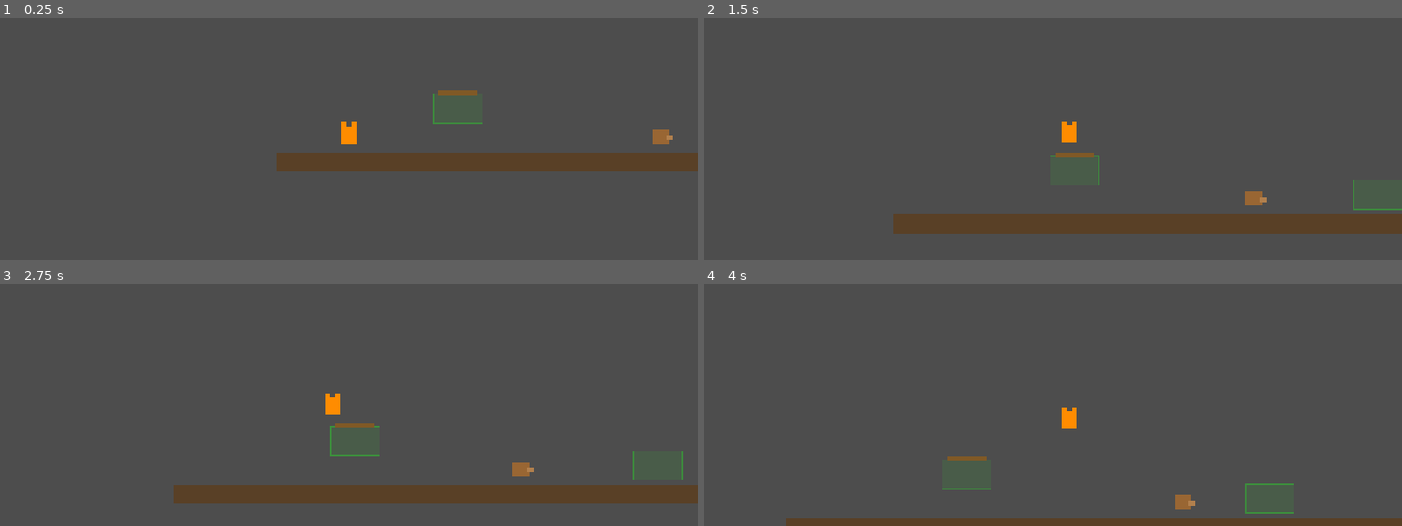
Above: before the commit, frames 1-4 (two rows, left to right).
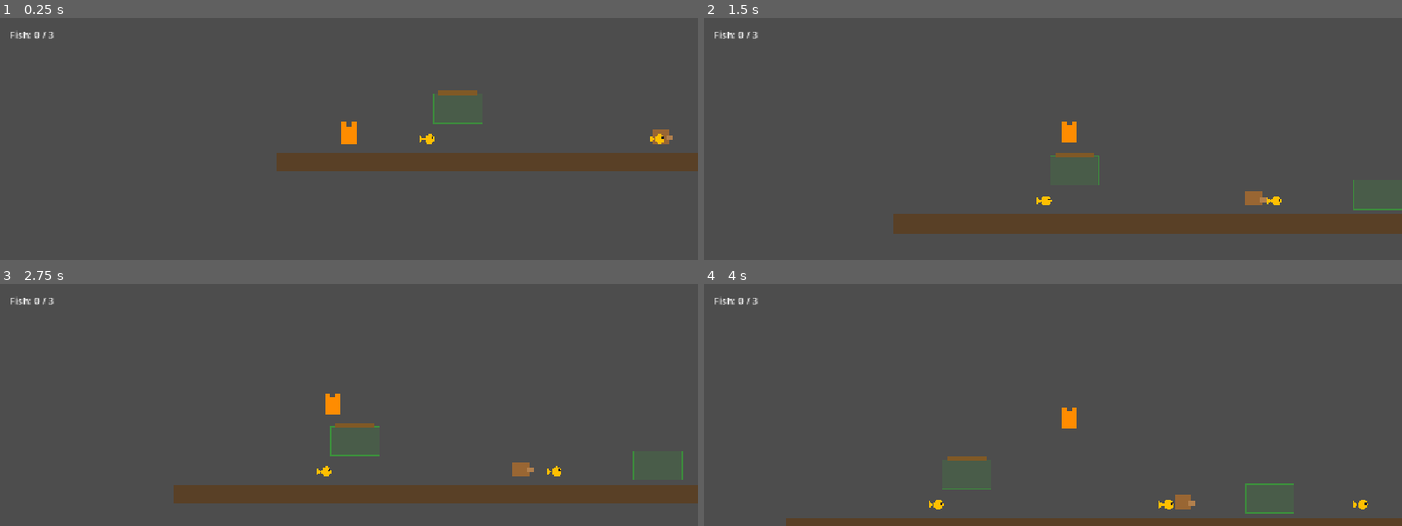
Above: after the commit, the same moments.

Repository: droptablestar/sneaky-cat-2d
Game: Godot game, scene res://scenes/main.tscn
The game is run twice, just before and just after one commit, with the same random seed, the same clock (stepped at 60 frames per second) and the same inputs.
Inputs:
- Up to frame 1 (0.25 s): no input
- Up to frame 2 (1.5 s): tap Enter at 0.5 s; hold Right (move_right) from 0.53 s (still down); tap Space (jump) at 0.77 s
- Up to frame 3 (2.75 s): tap Space (jump) at 1.52 s; release Right (move_right) at 2.03 s; hold Left (move_left) from 2.03 s (still down)
- Up to frame 4 (4 s): release Left (move_left) at 2.78 s; hold Right (move_right) from 2.78 s (still down); tap Space (jump) at 3.02, 3.77 s

The runs differ from the first frame. In frame 1, 0.2% of the frame differs, in the area x 1-96%, y 5-53%; in frame 2, 0.2%; in frame 3, 0.2%; in frame 4, 0.3%, in the area x 1-96%, y 5-94%.

Commit message:
Add win/lose conditions, collectibles, and HUD
- GameManager autoload: fish tracking, caught/win state, scene reload
- Fish collectible: Area2D with golden fish visual, registers with GameManager
- ExitDoor: locked until all fish collected, changes color when open
- Dog catch zone: Area2D triggers caught state on contact
- HUD: fish counter, screen flash overlay, caught/win messages
- level_01: 3 fish spread around level, exit door at far right

Diff:
--- a/project.godot
+++ b/project.godot
@@ -18,6 +18,7 @@
 [autoload]
 
 Layers="*res://scripts/core/layers.gd"
+GameManager="*res://scripts/game_manager.gd"
 
 [display]
 
--- a/scenes/levels/level_01.tscn
+++ b/scenes/levels/level_01.tscn
@@ -1,9 +1,12 @@
-[gd_scene load_steps=5 format=3]
+[gd_scene load_steps=8 format=3]
 
 [ext_resource type="PackedScene" path="res://scenes/characters/cat.tscn" id="1"]
 [ext_resource type="PackedScene" path="res://scenes/characters/dog.tscn" id="2"]
 [ext_resource type="PackedScene" path="res://scenes/objects/hide_spot.tscn" id="3"]
 [ext_resource type="Script" path="res://scripts/objects/floor.gd" id="4"]
+[ext_resource type="PackedScene" path="res://scenes/objects/fish.tscn" id="5"]
+[ext_resource type="PackedScene" path="res://scenes/objects/exit_door.tscn" id="6"]
+[ext_resource type="PackedScene" path="res://scenes/ui/hud.tscn" id="7"]
 
 [sub_resource type="RectangleShape2D" id="1"]
 size = Vector2(1152, 32)
@@ -34,3 +37,19 @@
 [node name="Couch" parent="HideSpots" instance=ExtResource("3")]
 position = Vector2(800, 320)
 is_platform = false
+
+[node name="Collectibles" type="Node2D" parent="."]
+
+[node name="Fish1" parent="Collectibles" instance=ExtResource("5")]
+position = Vector2(250, 330)
+
+[node name="Fish2" parent="Collectibles" instance=ExtResource("5")]
+position = Vector2(630, 330)
+
+[node name="Fish3" parent="Collectibles" instance=ExtResource("5")]
+position = Vector2(950, 330)
+
+[node name="ExitDoor" parent="." instance=ExtResource("6")]
+position = Vector2(1090, 352)
+
+[node name="HUD" parent="." instance=ExtResource("7")]
--- a/scenes/main.tscn
+++ b/scenes/main.tscn
@@ -1,9 +1,7 @@
-[gd_scene load_steps=3 format=3]
+[gd_scene load_steps=2 format=3]
 
 [ext_resource type="PackedScene" path="res://scenes/levels/level_01.tscn" id="1"]
-[ext_resource type="Script" path="res://scripts/game_manager.gd" id="2"]
 
 [node name="Main" type="Node2D"]
-script = ExtResource("2")
 
 [node name="Level" parent="." instance=ExtResource("1")]
--- /dev/null
+++ b/scenes/objects/exit_door.tscn
@@ -0,0 +1,13 @@
+[gd_scene load_steps=3 format=3]
+
+[ext_resource type="Script" path="res://scripts/objects/exit_door.gd" id="1"]
+
+[sub_resource type="RectangleShape2D" id="1"]
+size = Vector2(36, 52)
+
+[node name="ExitDoor" type="Area2D"]
+script = ExtResource("1")
+
+[node name="CollisionShape2D" type="CollisionShape2D" parent="."]
+shape = SubResource("1")
+position = Vector2(0, -26)
--- /dev/null
+++ b/scenes/objects/fish.tscn
@@ -0,0 +1,12 @@
+[gd_scene load_steps=3 format=3]
+
+[ext_resource type="Script" path="res://scripts/objects/fish.gd" id="1"]
+
+[sub_resource type="CircleShape2D" id="1"]
+radius = 14.0
+
+[node name="Fish" type="Area2D"]
+script = ExtResource("1")
+
+[node name="CollisionShape2D" type="CollisionShape2D" parent="."]
+shape = SubResource("1")
--- /dev/null
+++ b/scenes/ui/hud.tscn
@@ -0,0 +1,31 @@
+[gd_scene load_steps=2 format=3]
+
+[ext_resource type="Script" path="res://scripts/ui/hud.gd" id="1"]
+
+[node name="HUD" type="CanvasLayer"]
+script = ExtResource("1")
+
+[node name="FishLabel" type="Label" parent="."]
+offset_left = 16.0
+offset_top = 16.0
+offset_right = 220.0
+offset_bottom = 44.0
+
+[node name="Overlay" type="ColorRect" parent="."]
+anchor_right = 1.0
+anchor_bottom = 1.0
+color = Color(1, 0, 0, 1)
+modulate = Color(1, 1, 1, 0)
+mouse_filter = 2
+
+[node name="MessageLabel" type="Label" parent="."]
+anchor_left = 0.5
+anchor_top = 0.5
+anchor_right = 0.5
+anchor_bottom = 0.5
+offset_left = -120.0
+offset_top = -30.0
+offset_right = 120.0
+offset_bottom = 30.0
+visible = false
+horizontal_alignment = 1
--- a/scripts/characters/dog.gd
+++ b/scripts/characters/dog.gd
@@ -6,6 +6,22 @@
 	move_speed = 140.0
 	detection_range = 120.0
 	patrol_distance = 100.0
+	_setup_catch_zone()
+
+func _setup_catch_zone() -> void:
+	var zone := Area2D.new()
+	zone.collision_mask = 1 << (Layers.CAT - 1)
+	var shape := CollisionShape2D.new()
+	var circle := CircleShape2D.new()
+	circle.radius = 18.0
+	shape.shape = circle
+	zone.add_child(shape)
+	zone.body_entered.connect(_on_catch_zone_entered)
+	add_child(zone)
+
+func _on_catch_zone_entered(body: Node) -> void:
+	if body.is_in_group("cat") and not body.get("is_hidden"):
+		GameManager.catch_player()
 
 var chase_target: Node = null
 
--- a/scripts/game_manager.gd
+++ b/scripts/game_manager.gd
@@ -1,7 +1,46 @@
 extends Node
+
+signal fish_updated(current: int, total: int)
+signal player_caught
+signal level_won
+
+var fish_collected: int = 0
+var fish_total: int = 0
+var _game_active: bool = true
 
 func _ready() -> void:
 	_setup_input_actions()
+
+func register_fish() -> void:
+	fish_total += 1
+
+func collect_fish() -> void:
+	if not _game_active:
+		return
+	fish_collected += 1
+	fish_updated.emit(fish_collected, fish_total)
+
+func catch_player() -> void:
+	if not _game_active:
+		return
+	_game_active = false
+	player_caught.emit()
+	await get_tree().create_timer(1.5).timeout
+	_reset()
+
+func try_complete_level() -> void:
+	if not _game_active or fish_collected < fish_total:
+		return
+	_game_active = false
+	level_won.emit()
+	await get_tree().create_timer(2.0).timeout
+	_reset()
+
+func _reset() -> void:
+	fish_collected = 0
+	fish_total = 0
+	_game_active = true
+	get_tree().reload_current_scene()
 
 func _setup_input_actions() -> void:
 	_add_action("move_left",  [KEY_LEFT,  KEY_A])
--- /dev/null
+++ b/scripts/objects/exit_door.gd
@@ -0,0 +1,29 @@
+extends Area2D
+
+var _is_open: bool = false
+
+func _ready() -> void:
+	set_collision_layer_value(Layers.WORLD, false)
+	set_collision_mask_value(Layers.CAT, true)
+	body_entered.connect(_on_body_entered)
+	GameManager.fish_updated.connect(_on_fish_updated)
+
+func _on_fish_updated(current: int, total: int) -> void:
+	_is_open = total > 0 and current >= total
+	queue_redraw()
+
+func _on_body_entered(body: Node) -> void:
+	if body.is_in_group("cat"):
+		GameManager.try_complete_level()
+
+func _draw() -> void:
+	var door_color := Color(0.4, 0.25, 0.1) if not _is_open else Color(0.15, 0.6, 0.15)
+	var trim_color := Color(0.6, 0.4, 0.15) if not _is_open else Color(0.3, 1.0, 0.3)
+	# Door
+	draw_rect(Rect2(-16, -52, 32, 52), door_color)
+	draw_rect(Rect2(-16, -52, 32, 52), trim_color, false, 2.0)
+	# Knob
+	draw_circle(Vector2(8, -22), 3, Color(0.9, 0.75, 0.1))
+	# Lock indicator
+	if not _is_open:
+		draw_rect(Rect2(-5, -30, 10, 8), Color(0.8, 0.2, 0.2))
--- /dev/null
+++ b/scripts/objects/fish.gd
@@ -0,0 +1,21 @@
+extends Area2D
+
+func _ready() -> void:
+	GameManager.register_fish()
+	set_collision_layer_value(Layers.WORLD, false)
+	set_collision_mask_value(Layers.CAT, true)
+	body_entered.connect(_on_body_entered)
+
+func _on_body_entered(body: Node) -> void:
+	if body.is_in_group("cat"):
+		GameManager.collect_fish()
+		queue_free()
+
+func _draw() -> void:
+	# Body
+	draw_circle(Vector2(3, 0), 8, Color(1.0, 0.75, 0.0))
+	# Tail
+	var tail := PackedVector2Array([Vector2(-5, 0), Vector2(-13, -6), Vector2(-13, 6)])
+	draw_colored_polygon(tail, Color(1.0, 0.75, 0.0))
+	# Eye
+	draw_circle(Vector2(8, -2), 2, Color(0.1, 0.1, 0.1))
--- /dev/null
+++ b/scripts/ui/hud.gd
@@ -0,0 +1,35 @@
+extends CanvasLayer
+
+@onready var fish_label: Label = $FishLabel
+@onready var overlay: ColorRect = $Overlay
+@onready var message_label: Label = $MessageLabel
+
+func _ready() -> void:
+	overlay.modulate.a = 0.0
+	message_label.visible = false
+	_update_fish_label(GameManager.fish_collected, GameManager.fish_total)
+	GameManager.fish_updated.connect(_on_fish_updated)
+	GameManager.player_caught.connect(_on_player_caught)
+	GameManager.level_won.connect(_on_level_won)
+
+func _on_fish_updated(current: int, total: int) -> void:
+	_update_fish_label(current, total)
+
+func _update_fish_label(current: int, total: int) -> void:
+	fish_label.text = "Fish: %d / %d" % [current, total]
+
+func _on_player_caught() -> void:
+	message_label.text = "CAUGHT!"
+	message_label.visible = true
+	_flash(Color(0.8, 0.1, 0.1, 0.6))
+
+func _on_level_won() -> void:
+	message_label.text = "YOU WIN!"
+	message_label.visible = true
+	_flash(Color(0.1, 0.8, 0.1, 0.4))
+
+func _flash(color: Color) -> void:
+	overlay.color = color
+	var tween := create_tween()
+	tween.tween_property(overlay, "modulate:a", 1.0, 0.15)
+	tween.tween_property(overlay, "modulate:a", 0.0, 1.2)
Not shown, added: scripts/objects/exit_door.gd.uid
Not shown, added: scripts/objects/fish.gd.uid
Not shown, added: scripts/ui/hud.gd.uid
